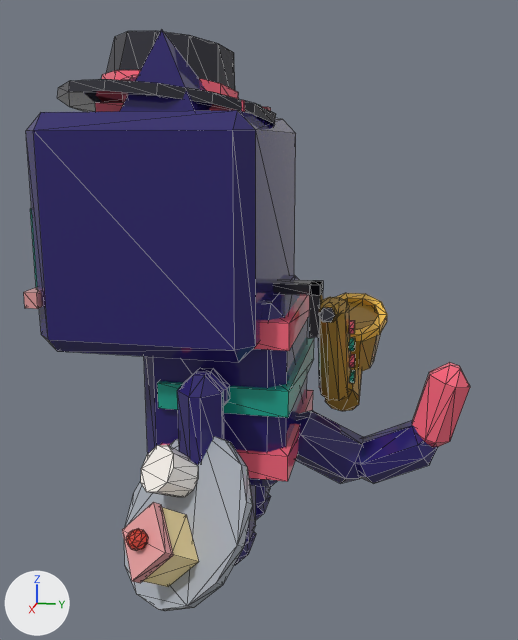
One commit to the glTF model assets/cat-cafe/exports/CatCafe_Cat_Neon_Work.glb: the scene before it, then after it.
Rendered twice from a camera (50 mm lens) standing at (2.634, 0.577, 1.574) and looking at (0.085, 0.068, 0.937). Arrows for +X, +Y and +Z are at lower left; the lights stay in place. The older version comes first. Mesh edges are drawn as thin lines. Vertices at exactly the same position are counted once.

The first picture shows 'CatCafe_Cat_Neon_Work_Body', 'CatCafe_Cat_Neon_Work_EarL', 'CatCafe_Cat_Neon_Work_Head', 'CatCafe_Cat_Neon_Work_Held_Waiter', 'CatCafe_Cat_Neon_Work_LegF1', 'CatCafe_Cat_Neon_Work_Prop', 'CatCafe_Cat_Neon_Work_Prop2', 'CatCafe_Cat_Neon_Work_Tail' and 3 more.
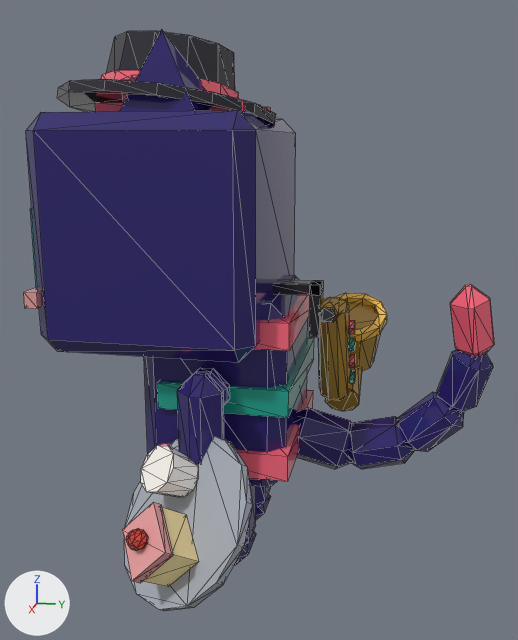
Diff of the bpy script that builds the scene:
```diff
--- a/assets/cat-cafe/exports/CatCafe_Cat_Neon_Work.glb.py
+++ b/assets/cat-cafe/exports/CatCafe_Cat_Neon_Work.glb.py
@@ me_catcafe_cat_neon_work_tail @@
 # used by ob_catcafe_cat_neon_work_tail; location = (0.0, 0.19, 0.475)
-me_catcafe_cat_neon_work_tail.from_pydata(...)  # 72 vertices, 132 faces; spans x -0.095..0.095, y -0.042..0.656, z -0.195..0.308
+me_catcafe_cat_neon_work_tail.from_pydata(...)  # 120 vertices, 220 faces; spans x -0.109..0.166, y -0.037..0.724, z -0.148..0.628
+# me_catcafe_cat_neon_work_tail part 1: the loose piece of 24 vertices spanning x -0.095..0.095, y -0.042..0.3, z -0.195..0.074 is rebuilt with 24 vertices and now spans x -0.109..0.099, y -0.037..0.258, z -0.148..0.09
+# me_catcafe_cat_neon_work_tail part 2: the loose piece of 24 vertices spanning x -0.086..0.086, y 0.22..0.554, z -0.186..0.065 is rebuilt with 24 vertices and now spans x -0.101..0.09, y 0.185..0.476, z -0.14..0.082
+# me_catcafe_cat_neon_work_tail part 3: the loose piece of 24 vertices spanning x -0.076..0.076, y 0.451..0.656, z -0.032..0.308 is rebuilt with 24 vertices and now spans x -0.079..0.107, y 0.404..0.639, z -0.041..0.199
+# me_catcafe_cat_neon_work_tail part 4: a new loose piece of 24 vertices spanning x -0.04..0.135, y 0.538..0.724, z 0.125..0.41, in mat_catcafe_palette
+# me_catcafe_cat_neon_work_tail part 5: a new loose piece of 24 vertices spanning x 0.005..0.166, y 0.561..0.721, z 0.345..0.628, in mat_catcafe_palette
 me_catcafe_cat_neon_work_tail.materials.append(mat_catcafe_palette)
```

Boxes (x1, y1, x2, y2) around the edits, measured in the pictures (518 x 640 px):
'CatCafe_Cat_Neon_Work_Tail', reshaped (14% wider, 52% taller)
    before: (295, 363, 470, 484)
    after: (295, 285, 494, 469)
part 1 of me_catcafe_cat_neon_work_tail, rebuilt (17% narrower, 17% shorter)
    before: (295, 410, 363, 484)
    after: (295, 408, 351, 469)
part 2 of me_catcafe_cat_neon_work_tail, rebuilt (18% narrower, 17% shorter)
    before: (359, 420, 438, 484)
    after: (349, 416, 414, 469)
part 3 of me_catcafe_cat_neon_work_tail, rebuilt (14% wider, 28% shorter)
    before: (412, 363, 470, 447)
    after: (398, 392, 464, 452)
part 4 of me_catcafe_cat_neon_work_tail, added (blue)
    after: (437, 350, 493, 413)
part 5 of me_catcafe_cat_neon_work_tail, added (red)
    after: (450, 285, 494, 357)
